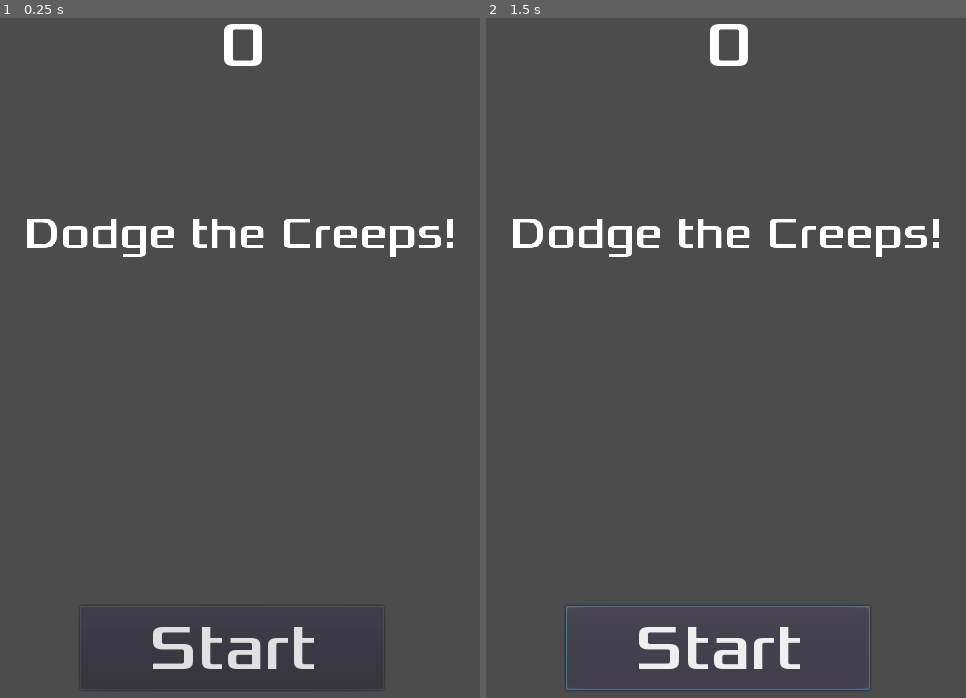
Above: before the commit, frames 1-2 (left to right).
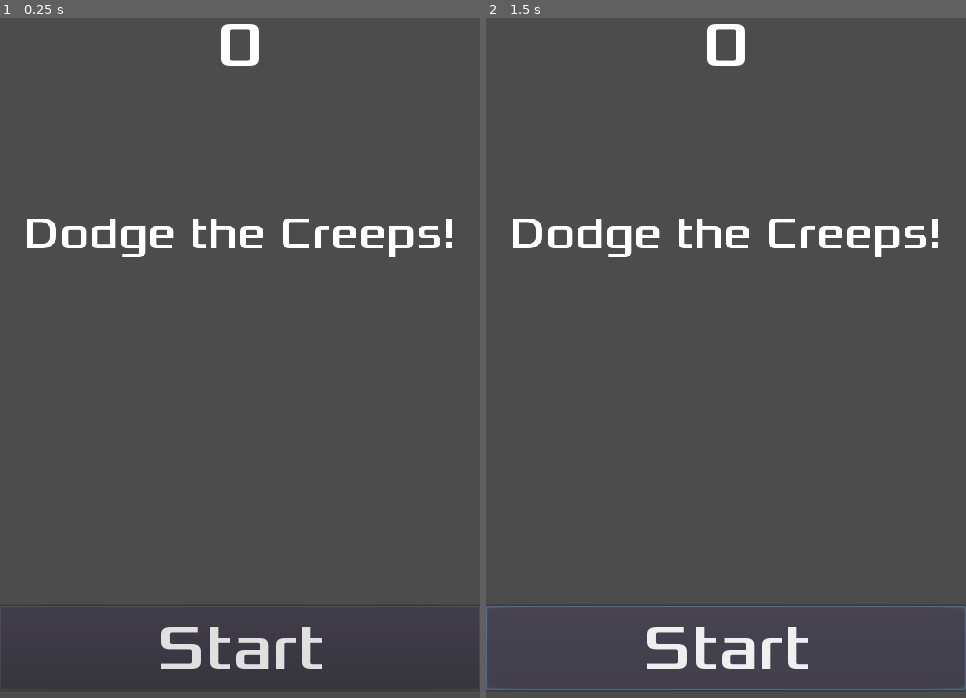
Above: after the commit, the same moments.

Repository: CRBroughton/godot-first-2d-game
Game: Godot game, scene res://HUD.tscn
The game is run twice, just before and just after one commit, with the same random seed, the same clock (stepped at 60 frames per second) and the same inputs. This scene is started directly instead of the project's main scene.
Inputs:
- Up to frame 1 (0.25 s): no input
- Up to frame 2 (1.5 s): click "Start" at 0.5 s; click "Start" at 1.25 s

The runs differ from the first frame. In frame 1, 1.6% of the frame differs, in the area x 5-95%, y 0-99%; in frame 2, 1.8%, in the area x 0-100%, y 0-99%.

Commit message:
centered text and button

Diff:
--- a/HUD.tscn
+++ b/HUD.tscn
@@ -9,23 +9,24 @@
 [node name="HUD" type="CanvasLayer"]
 
 [node name="ScoreLabel" type="Label" parent="."]
-margin_left = 220.0
+margin_right = 480.0
+margin_bottom = 78.0
 custom_fonts/font = SubResource( 1 )
 text = "0"
+align = 1
 
 [node name="Message" type="Label" parent="."]
-margin_left = 24.0
 margin_top = 200.0
-margin_right = 642.0
+margin_right = 685.0
 margin_bottom = 278.0
 rect_scale = Vector2( 0.7, 0.7 )
 custom_fonts/font = SubResource( 1 )
 text = "Dodge the Creeps!"
+align = 1
 
 [node name="StartButton" type="Button" parent="."]
-margin_left = 80.0
 margin_top = 600.0
-margin_right = 384.0
+margin_right = 480.0
 margin_bottom = 684.0
 custom_fonts/font = SubResource( 1 )
 text = "Start"
